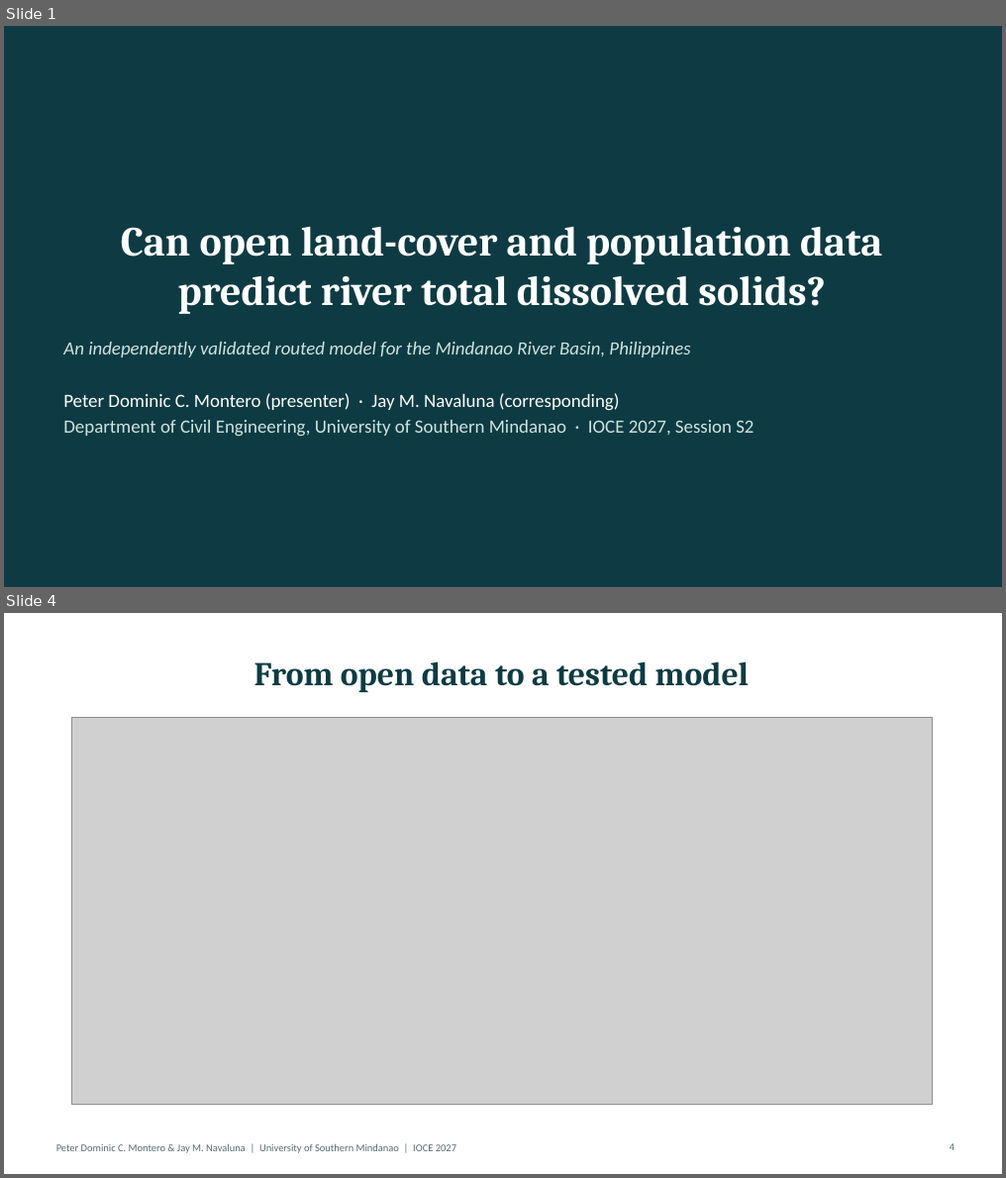
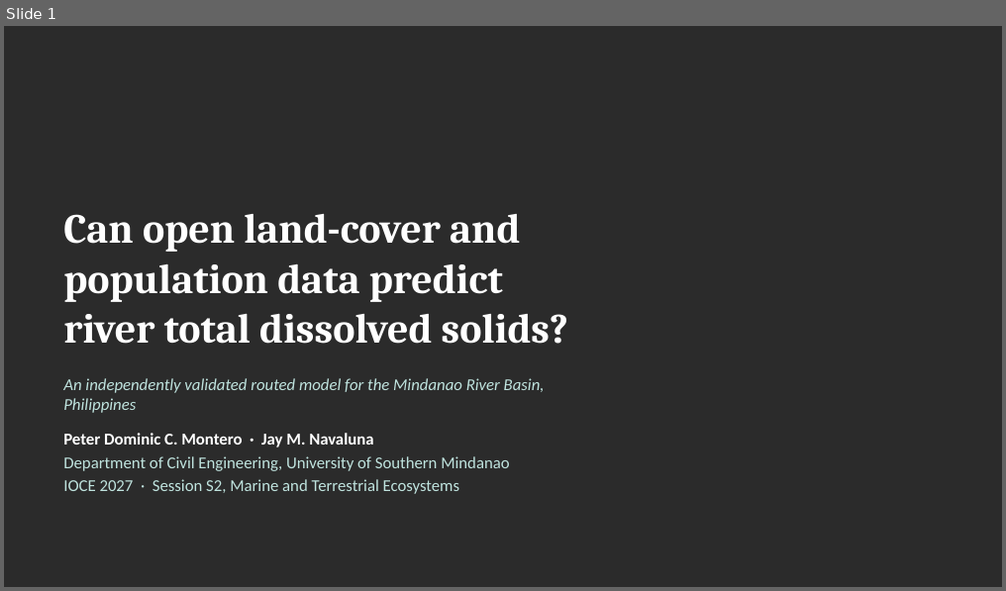
Before and after one commit to monteropeterdominic-arch/Mindanao-Basin-TDSPM, a slide deck: presentation/Montero_Navaluna_IOCE2027_slides.pptx. Shown one above the other, each under a label of ours: slides 1 and 4 before the commit, slide 1 after it; the slides between them are not shown. The pictures are 1006x1178 and 1006x591 pixels, drawn with LibreOffice and Linux fonts; fonts in the diff are those of the drawing; grey boxes stand for pictures; background and template pictures are left out; a plain dark background stands for a picture behind light text. Boxes give left, top, right and bottom in pixels: in the first picture for what was removed or moved away, otherwise in the second. Text is boxed around its words. In the diff, an @@ line names an element or a change of style, - is before the commit and + after.

Commit message:
Redesign IOCE 2027 slides and poster (river-line art)

```diff
--- a/presentation/Montero_Navaluna_IOCE2027_slides.pptx
+++ b/presentation/Montero_Navaluna_IOCE2027_slides.pptx
@@ slide 4 removed at (x1=4, y1=613, x2=1002, y2=1174), background #FFFFFF @@
@@ title removed at (x1=254, y1=662, x2=749, y2=692) @@
-From open data to a tested model
@@ picture removed at (x1=71, y1=718, x2=933, y2=1105) @@
@@ text removed at (x1=56, y1=1144, x2=456, y2=1154) @@
-Peter Dominic C. Montero & Jay M. Navaluna | University of Southern Mindanao | IOCE 2027
@@ page number removed at (x1=949, y1=1144, x2=954, y2=1151) @@
-4
@@ slide 1 changed as well @@
@@ background #0E3B43 to picture (left out) @@
@@ title "Can open land-cover and population ..." moved from (x1=121, y1=226, x2=882, y2=314) to (x1=63, y1=214, x2=568, y2=344) @@
@@ title "Can open land-cover and population ..." at (x1=63, y1=214, x2=568, y2=344): alignment centre to left @@
@@ text "An independently validated routed model ..." moved from (x1=63, y1=342, x2=753, y2=436) to (x1=63, y1=378, x2=545, y2=494) @@
@@ text at (x1=63, y1=378, x2=545, y2=413): size 18 to 16 pt, text colour #CFE3E0 to #BFE3DE in "An independently validated routed model for the ..." @@
@@ text at (x1=63, y1=433, x2=509, y2=494): text changed; size 18 to 16 pt; text colour #CFE3E0 to #BFE3DE @@
-Peter Dominic C. Montero (presenter) · Jay M. Navaluna (corresponding)
-Department of Civil Engineering, University of Southern Mindanao · IOCE 2027, Session S2
+Peter Dominic C. Montero · Jay M. Navaluna
+Department of Civil Engineering, University of Southern Mindanao
+IOCE 2027 · Session S2, Marine and Terrestrial Ecosystems
```
Also in this commit, not shown: 12 other slides changed, 28 other files.
